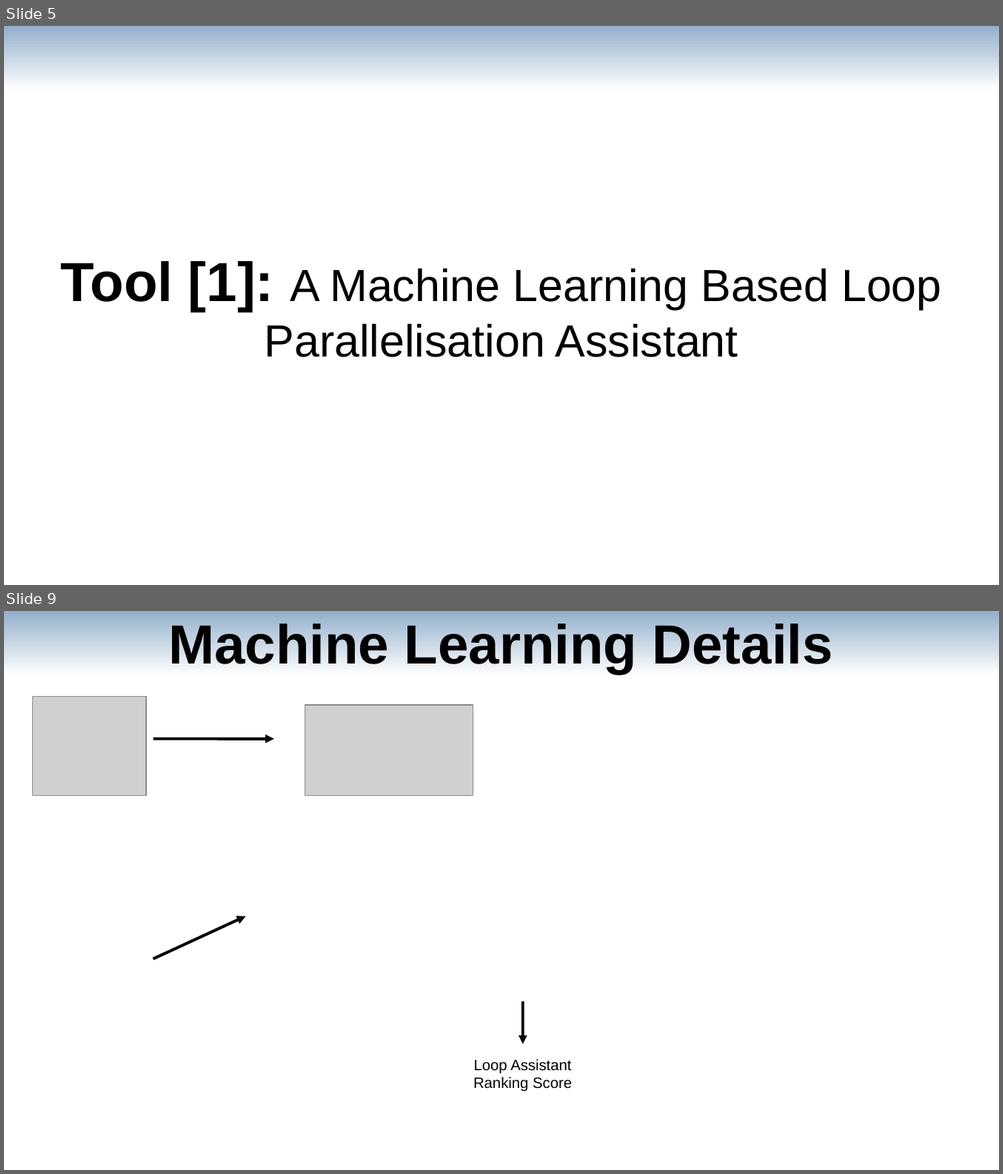
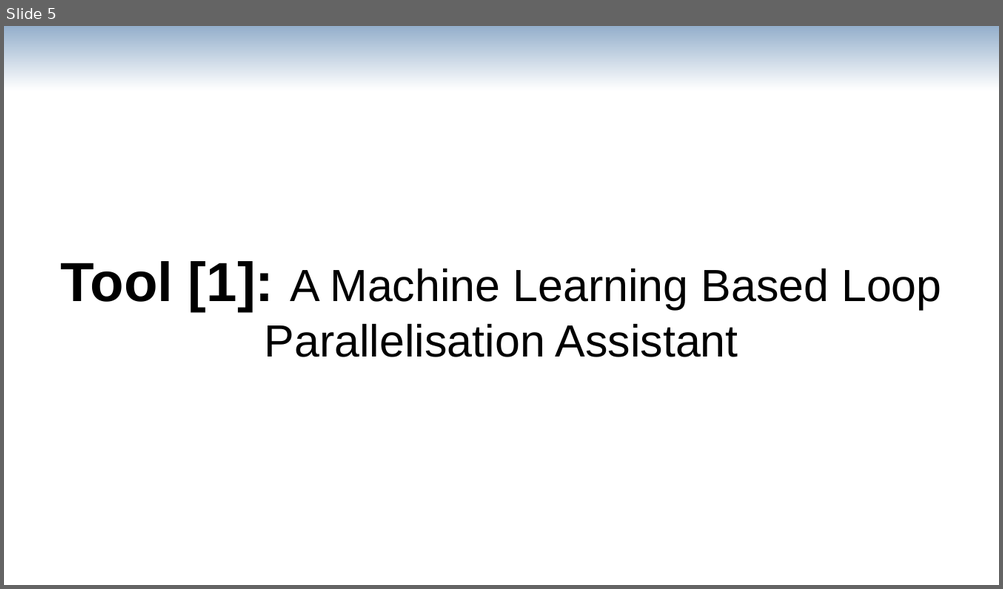
Before and after one commit to av-maramzin/DCP, a slide deck: doc/first_year_review/presentation.odp. Shown one above the other, each under a label of ours: slides 5 and 9 before the commit, slide 5 after it; the slides between them are not shown. The pictures are 1003x1174 and 1003x589 pixels, drawn with LibreOffice and Linux fonts; fonts in the diff are those of the drawing; grey boxes stand for pictures. Boxes give left, top, right and bottom in pixels: in the first picture for what was removed or moved away, otherwise in the second. Text is boxed around its words. In the diff, an @@ line names an element or a change of style, - is before the commit and + after.

```diff
--- a/doc/first_year_review/presentation.odp
+++ b/doc/first_year_review/presentation.odp
@@ slide 9 removed at (4, 611, 999, 1170), background #FFFFFF @@
@@ rectangle removed at (4, 611, 999, 675) @@
@@ title removed at (168, 624, 833, 674) @@
-Machine Learning Details
@@ picture removed at (32, 696, 145, 795) @@
@@ picture removed at (304, 705, 472, 796) @@
@@ arrow removed from (153, 739) to (274, 739) @@
@@ arrow removed from (153, 960) to (246, 917) @@
@@ arrow removed from (523, 1002) to (523, 1044) @@
@@ text removed at (473, 1059, 572, 1092) @@
-Loop Assistant Ranking Score
```
Also in this commit, not shown: 11 slides changed, 5 slides added, 5 other slides removed, 2 other files.
